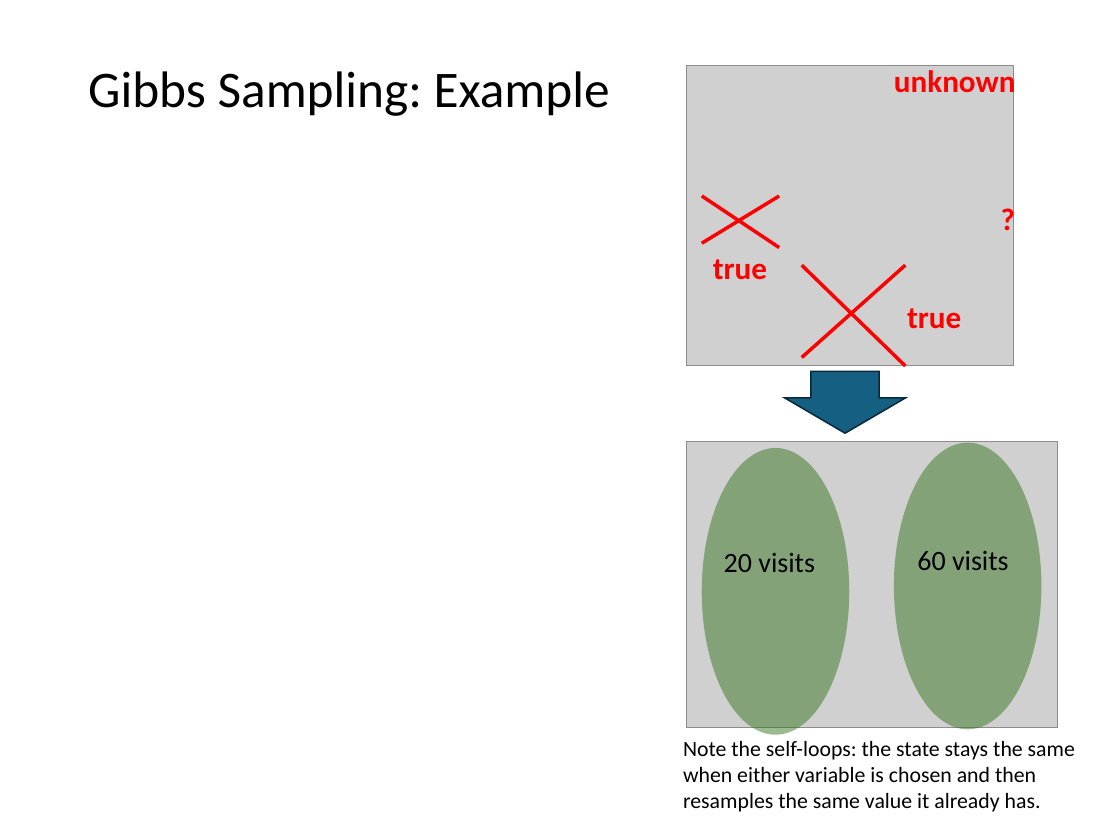
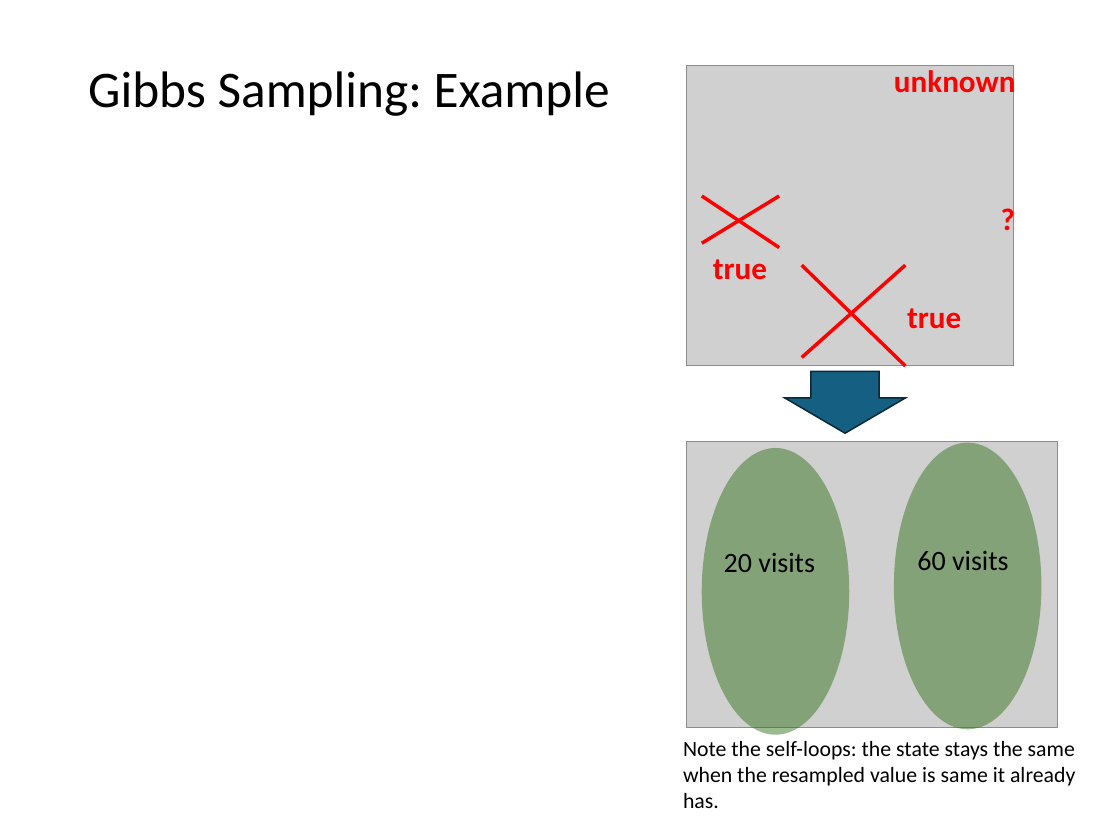
Before and after one commit to mhahsler/CS7320-AI, a slide deck: slide 42 of slides/13_bayes_nets.pptx. Drawn at 1120x840 pixels with LibreOffice and Linux fonts; fonts in the diff are those of the drawing; grey boxes stand for pictures. Boxes give left, top, right and bottom in pixels: in the first picture for what was removed or moved away, otherwise in the second. Text is boxed around its words. In the diff, an @@ line names an element or a change of style, - is before the commit and + after.

```diff
--- a/slides/13_bayes_nets.pptx
+++ b/slides/13_bayes_nets.pptx
@@ text at (683,741,1075,808): text changed @@
-Note the self-loops: the state stays the same when either variable is chosen and then resamples the same value it already has.
+Note the self-loops: the state stays the same when the resampled value is same it already has.
```
Also in this commit, not shown: 27 other slides changed, 3 other files.
